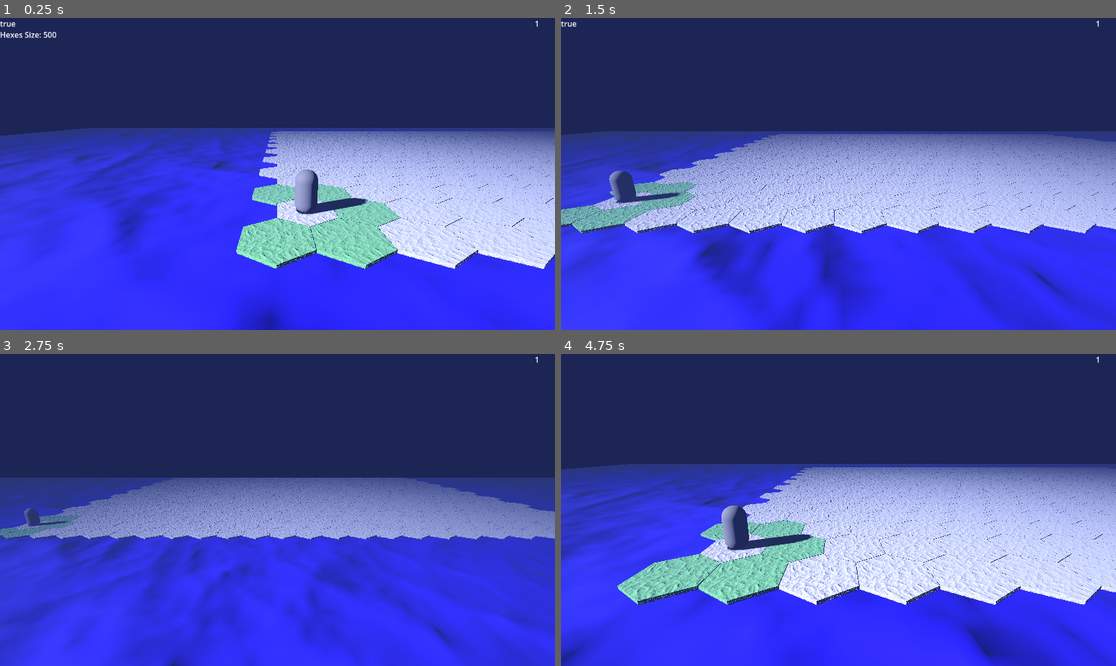
Above: before the commit, frames 1-4 (two rows, left to right).
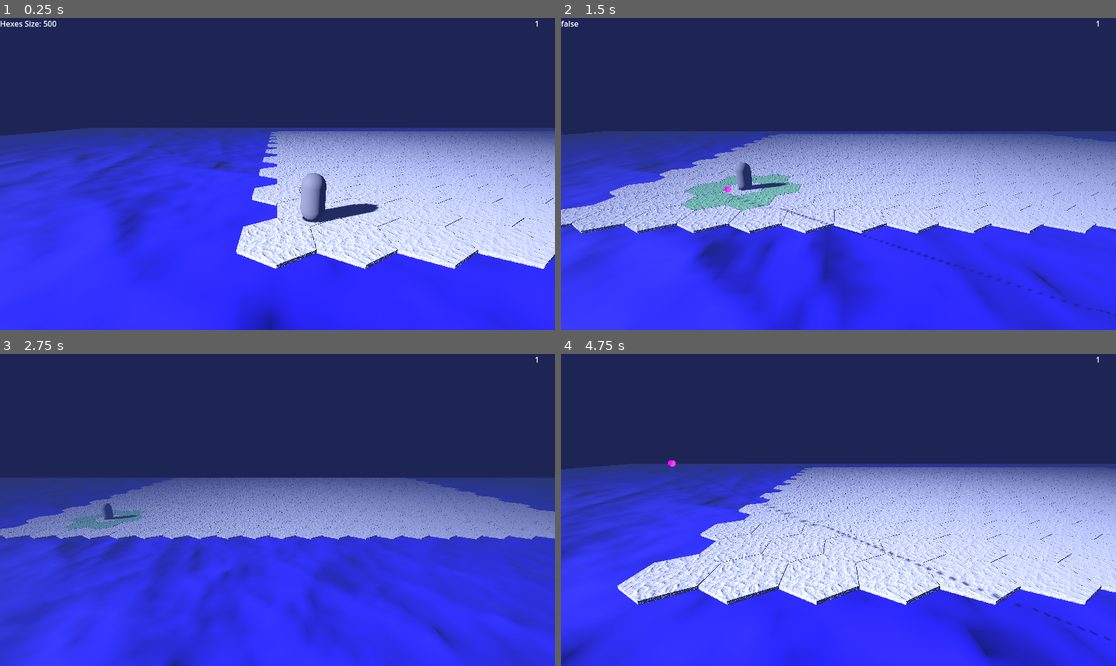
Above: after the commit, the same moments.

Repository: hwesta2001/godot_00
Game: Godot game, scene res://scenes/scn_00.tscn
Same seed, same stepped clock (60 frames per second), same inputs: the game is played once before the commit and once after it.
Inputs (mouse positions are in pixels of both pictures, inside the frame that each line leads up to):
- Up to frame 1 (0.25 s): no input
- Up to frame 2 (1.5 s): move the mouse to (960, 158) at 0.52 s; hold D (right) 0.53-1.28 s; hold Q (cam_down) 0.53-1.28 s; click (960, 158) at 0.67 s; tap E (cam_up) at 0.8, 1.35 s; move the mouse to (727, 189) at 1.27 s; hold S (down) from 1.28 s (still down); click (727, 189) at 1.42 s
- Up to frame 3 (2.75 s): tap Q (cam_down) at 1.55 s; move the mouse to (333, 441) at 2.02 s; release S (down) at 2.03 s; hold D (right) from 2.03 s (still down); hold Q (cam_down) from 2.03 s (still down); click (333, 441) at 2.17 s; tap E (cam_up) at 2.3 s
- Up to frame 4 (4.75 s): move the mouse to (810, 572) at 2.77 s; release D (right) at 2.78 s; release Q (cam_down) at 2.78 s; hold W (up) 2.78-3.53 s; tap E (cam_up) at 2.85, 3.8, 4.35 s; click (810, 572) at 2.92 s; tap Q (cam_down) at 3.05, 4.55 s; move the mouse to (1005, 556) at 3.52 s; hold Q (cam_down) 3.53-4.28 s; hold A (left) from 3.53 s (still down); click (1005, 556) at 3.67 s; move the mouse to (672, 463) at 4.27 s; click (672, 463) at 4.42 s

The runs differ from the first frame. In frame 1, 5.6% of the frame differs, in the area x 0-73%, y 0-81%; in frame 2, 3.8%; in frame 3, 1.0%; in frame 4, 5.5%.

Commit message:
l

Diff:
--- a/gfx/mat/hex_mat_00.tres
+++ b/gfx/mat/hex_mat_00.tres
@@ -8,5 +8,7 @@
 roughness = 0.82
 normal_enabled = true
 normal_texture = ExtResource("1_q8aqc")
+ao_enabled = true
+ao_light_affect = 0.13
 uv1_scale = Vector3(0.665, 0.665, 0.665)
 uv1_offset = Vector3(0.13, 0, 0)
--- /dev/null
+++ b/gfx/mat/ray.tres
@@ -0,0 +1,12 @@
+[gd_resource type="StandardMaterial3D" load_steps=2 format=3 uid="uid://cwcc3485k1si1"]
+
+[ext_resource type="Texture2D" uid="uid://d322q633nlmio" path="res://gfx/texture/yer_norm.tres" id="1_3ko8y"]
+
+[resource]
+cull_mode = 2
+albedo_color = Color(1, 0, 1, 1)
+emission_enabled = true
+emission = Color(1, 0, 1, 1)
+emission_energy_multiplier = 1.56
+normal_texture = ExtResource("1_3ko8y")
+disable_receive_shadows = true
--- a/scenes/camera_3d.tscn
+++ b/scenes/camera_3d.tscn
@@ -1,6 +1,8 @@
-[gd_scene load_steps=3 format=3 uid="uid://ofedqcxx4801"]
+[gd_scene load_steps=6 format=3 uid="uid://ofedqcxx4801"]
 
 [ext_resource type="Script" path="res://scripts/camera_3d.gd" id="1_g5lp6"]
+[ext_resource type="Script" path="res://scripts/cam_ray.gd" id="2_5c1k1"]
+[ext_resource type="Material" uid="uid://cwcc3485k1si1" path="res://gfx/mat/ray.tres" id="3_5ws50"]
 
 [sub_resource type="Environment" id="Environment_vwodw"]
 background_mode = 1
@@ -12,9 +14,33 @@
 fog_height_density = 1.391
 adjustment_brightness = 1.12
 
+[sub_resource type="CapsuleMesh" id="CapsuleMesh_a8ykv"]
+material = ExtResource("3_5ws50")
+
 [node name="camera_3d" type="Camera3D"]
-transform = Transform3D(1, 0, 0, 0, 0.661744, 0.74973, 0, -0.74973, 0.661744, 0.0253862, 1.31586, -0.0617322)
+transform = Transform3D(1, 0, 0, 0, 0.995219, 0.0976698, 0, -0.0976698, 0.995219, 0.0253862, 1.31586, -0.0617322)
 environment = SubResource("Environment_vwodw")
 fov = 84.375
 far = 42.47
 script = ExtResource("1_g5lp6")
+
+[node name="cam_ray" type="RayCast3D" parent="."]
+transform = Transform3D(1, 0, 0, 0, 0.978774, -0.20494, 0, 0.20494, 0.978774, 0, 0, 0)
+enabled = false
+target_position = Vector3(0, 0, -500)
+collision_mask = 32
+collide_with_areas = true
+collide_with_bodies = false
+debug_shape_custom_color = Color(0.705882, 0.227451, 0.337255, 1)
+debug_shape_thickness = 3
+script = ExtResource("2_5c1k1")
+
+[node name="MeshInstance3D" type="MeshInstance3D" parent="cam_ray"]
+transform = Transform3D(0.05, 0, 0, 0, -2.18557e-06, -0.05, 0, 50, -2.18557e-09, 0, 0, -50)
+mesh = SubResource("CapsuleMesh_a8ykv")
+
+[node name="Timer" type="Timer" parent="cam_ray"]
+wait_time = 0.489
+
+[connection signal="ray_mouse_pos" from="cam_ray" to="." method="_on_cam_ray_ray_mouse_pos"]
+[connection signal="timeout" from="cam_ray/Timer" to="cam_ray" method="_on_timer_timeout"]
--- a/scenes/scn_00.tscn
+++ b/scenes/scn_00.tscn
@@ -1,10 +1,11 @@
-[gd_scene load_steps=6 format=3 uid="uid://kth60p3ltb6t"]
+[gd_scene load_steps=7 format=3 uid="uid://kth60p3ltb6t"]
 
 [ext_resource type="Script" path="res://scripts/hex.gd" id="1_yyi4o"]
 [ext_resource type="PackedScene" uid="uid://ofedqcxx4801" path="res://scenes/camera_3d.tscn" id="2_2gx40"]
 [ext_resource type="Script" path="res://scripts/LightControl.gd" id="2_6j17n"]
 [ext_resource type="PackedScene" uid="uid://c7n4kv3l6253" path="res://scenes/yer.tscn" id="3_tmyn2"]
 [ext_resource type="PackedScene" uid="uid://c2ijghjbwtjet" path="res://scenes/unit.tscn" id="4_mq623"]
+[ext_resource type="Script" path="res://scripts/UnitMover.gd" id="5_moqpe"]
 
 [node name="scn_00" type="Node3D"]
 
@@ -31,7 +32,11 @@
 transform = Transform3D(106.096, 0, 0, 0, 1, 0, 0, 0, 106.096, 71, 0, -69)
 canDelete = false
 
+[node name="unitMover" type="Node" parent="."]
+script = ExtResource("5_moqpe")
+
 [node name="unit" parent="." instance=ExtResource("4_mq623")]
 transform = Transform3D(1, 0, 0, 0, 1, 0, 0, 0, 1, 1, 0.03049, -1)
 
 [connection signal="timeout" from="DirectionalLight3D/Timer" to="DirectionalLight3D" method="_on_timer_timeout"]
+[connection signal="ray_cam_mouse" from="camera_3d" to="unitMover" method="_on_camera_3d_ray_cam_mouse"]
--- a/scenes/unit.tscn
+++ b/scenes/unit.tscn
@@ -13,8 +13,17 @@
 
 [node name="ray3d" type="RayCast3D" parent="."]
 transform = Transform3D(1, 0, 0, 0, 1, 0, 0, 0, 1, 0, 0.238607, 0)
+enabled = false
+target_position = Vector3(0, -5, 0)
 collision_mask = 32
 collide_with_areas = true
 collide_with_bodies = false
 debug_shape_custom_color = Color(1, 0.486275, 1, 1)
 debug_shape_thickness = 3
+
+[node name="Timer" type="Timer" parent="."]
+wait_time = 0.304
+one_shot = true
+autostart = true
+
+[connection signal="timeout" from="Timer" to="." method="_on_timer_timeout"]
--- a/scripts/GLOBALS.gd
+++ b/scripts/GLOBALS.gd
@@ -3,6 +3,7 @@
 var HEXES: Array[Node3D]
 var HEXES_POSITIONS: Array[Vector3]
 var MOVE_STEPS: int
+var MOVABLE_HEX_GROUP: Array[Node3D]
 
 func NearestHexPos(node_pos:Vector3):
 	var _pos = HEXES_POSITIONS[0]
--- /dev/null
+++ b/scripts/UnitMover.gd
@@ -0,0 +1,9 @@
+extends Node
+
+@onready var unit = $"../unit"
+
+
+func _on_camera_3d_ray_cam_mouse(node):
+	var pos = node.position
+	unit.set_position(pos)
+	unit.RayCast()
--- /dev/null
+++ b/scripts/cam_ray.gd
@@ -0,0 +1,28 @@
+extends RayCast3D
+
+@onready var camera_3d = $".."
+@onready var mesh_instance_3d: Node3D = $MeshInstance3D
+@onready var timer = $Timer
+
+signal ray_mouse_pos(node:Node3D)
+
+func _ready():
+	mesh_instance_3d.visible=false
+
+func _input(event):
+	if event is InputEventMouseButton and event.pressed and event.button_index == 1:
+		var from = camera_3d.project_ray_origin(event.position)
+		var to = from + camera_3d.project_ray_normal(event.position)
+		mesh_instance_3d.visible=true
+		timer.start()
+		look_at(to)
+		force_raycast_update()
+		if is_colliding():
+			var selected: Node3D = get_collider().get_owner()
+			ray_mouse_pos.emit(selected)
+			print(selected)
+
+
+func _on_timer_timeout():
+	mesh_instance_3d.visible=false
+	timer.stop()
--- a/scripts/camera_3d.gd
+++ b/scripts/camera_3d.gd
@@ -1,26 +1,28 @@
 extends Camera3D
 
+#@export var cam_hight_speed = 15.0
 @export var speed = 13.0
-@export var cam_hight_speed = 15.0
 @export var cam_rotX_speed = 1.1
 @export var cam_rotY_speed = 1.1
 
 var rotX: float = 0
 var rotY: float = 0
 
+signal ray_cam_mouse(node:Node3D)
+
 func _process(delta):
 	translate(move()*delta*speed)
-	#moveUp(delta)
+	position.y = clampf(position.y,-1,20)
 
 
-func moveUp(delta):
-	if Input.is_action_pressed("cam_up"):
-		if position.y<20:
-			position.y += delta*cam_hight_speed
-	if Input.is_action_pressed("cam_down"):
-		if position.y>1:
-			position.y -= delta*cam_hight_speed
-	position.y = clampf(position.y,1,20)
+#func moveUp(delta):
+#	if Input.is_action_pressed("cam_up"):
+#		if position.y<20:
+#			position.y += delta*cam_hight_speed
+#	if Input.is_action_pressed("cam_down"):
+#		if position.y>1:
+#			position.y -= delta*cam_hight_speed
+#	position.y = clampf(position.y,1,20)
 
 
 func move():
@@ -43,3 +45,7 @@
 		rotX=clampf(rotX,-89.99,60)
 		rotation.x=deg_to_rad(rotX)
 		rotation.y=deg_to_rad(rotY)
+
+
+func _on_cam_ray_ray_mouse_pos(node):
+	ray_cam_mouse.emit(node)
--- /dev/null
+++ b/scripts/hex_class.gd
@@ -0,0 +1,9 @@
+class Hex:
+	var id:int
+	var moveable:bool
+	var pos:Vector3
+
+#	func newHex(_id,_pos,_moveable):
+#		id=_id
+#		pos=_pos
+#		moveable=_moveable
--- a/scripts/unit.gd
+++ b/scripts/unit.gd
@@ -2,31 +2,27 @@
 
 @onready var ray_cast_3d:RayCast3D = $ray3d
 var hexUnder: Node3D
-var collTick: bool
 var nearestHexes: Array[Node3D]
 
-func _ready():
+func _on_timer_timeout():
 	DebugPanel.AddText(str(ray_cast_3d.enabled))
-
-
-func _physics_process(_delta):
-	if ray_cast_3d.is_colliding():
-		if collTick:
-			collTick=false
-			nearestHexes.clear()
-			hexUnder=ray_cast_3d.get_collider().get_parent_node_3d()
-			self.position=hexUnder.global_position
-			nearestHexes=hexUnder.cast_now()
-			greenHexes()
-	else:
-		if !collTick:
-			hexUnder=null
-			collTick=true
-			clearHexes()
-
+	RayCast()
+	if hexUnder!=null:
+		position=hexUnder.position
 
 func RayCast():
-	collTick = !collTick
+	ray_cast_3d.force_raycast_update()
+	if ray_cast_3d.is_colliding():
+		clearHexes()
+		hexUnder=ray_cast_3d.get_collider().get_owner()
+		nearestHexes=hexUnder.cast_now()
+		GLOBALS.MOVABLE_HEX_GROUP=nearestHexes
+		greenHexes()
+	else:
+		hexUnder=null
+		clearHexes()
+		GLOBALS.MOVABLE_HEX_GROUP.clear()
+
 
 func clearHexes():
 	for i in nearestHexes:
